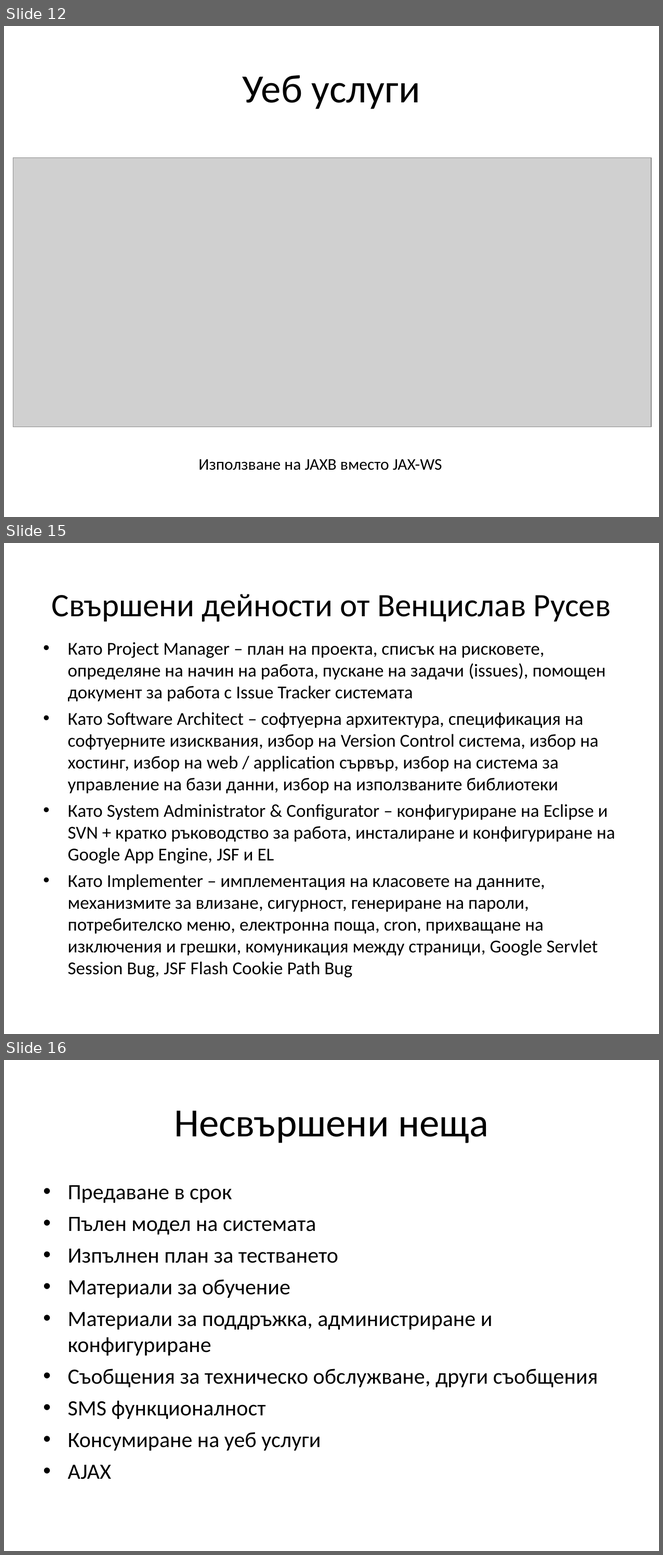
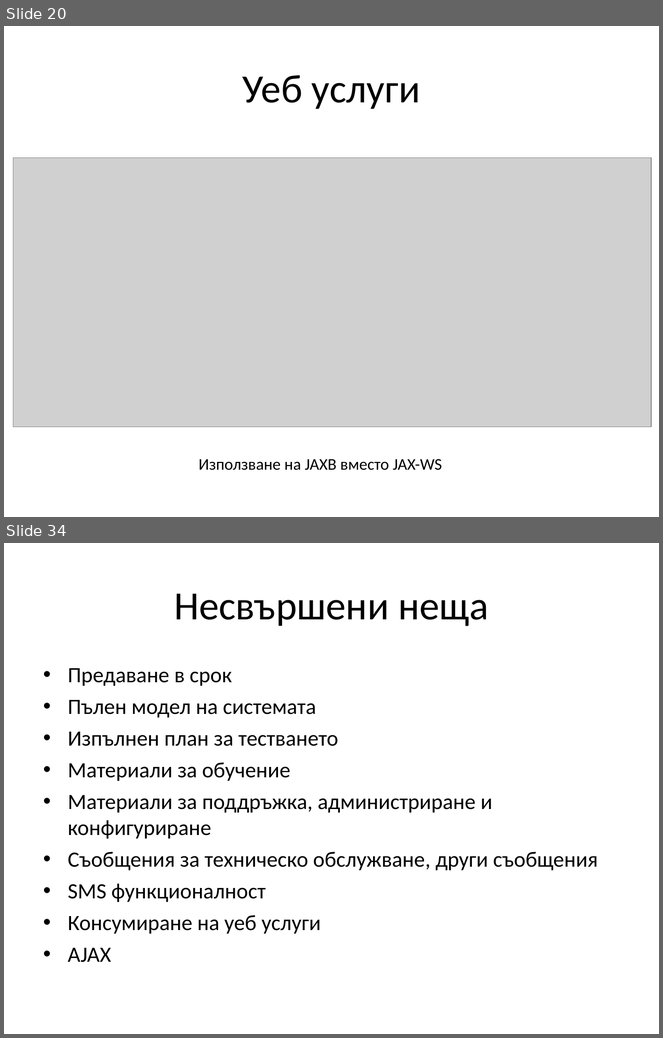
Before and after one commit to jasimcse/team2-strawberry, a slide deck: prezentaciq/venci.ppt. Shown one above the other, each under a label of ours: slides 12, 15 and 16 before the commit, slides 20 and 34 after it; the slides between them are not shown. The pictures are 663x1555 and 663x1038 pixels, drawn with LibreOffice and Linux fonts; fonts in the diff are those of the drawing; grey boxes stand for pictures. Boxes give left, top, right and bottom in pixels: in the first picture for what was removed or moved away, otherwise in the second. Text is boxed around its words. In the diff, an @@ line names an element or a change of style, - is before the commit and + after.

```diff
--- a/prezentaciq/venci.ppt
+++ b/prezentaciq/venci.ppt
@@ slide 15 removed at box(4, 543, 659, 1034), background #FFFFFF @@
@@ title removed at box(52, 594, 611, 622) @@
-Свършени дейности от Венцислав Русев
@@ text removed at box(68, 642, 616, 978) @@
-• Като Project Manager – план на проекта, списък на рисковете, определяне на начин на работа, пускане на задачи (issues), помощен документ за работа с Issue Tracker системата
-• Като Software Architect – софтуерна архитектура, спецификация на софтуерните изисквания, избор на Version Control система, избор на хостинг, избор на web / application сървър, избор на система за управление на бази данни, избор на използваните библиотеки
-• Като System Administrator & Configurator – конфигуриране на Eclipse и SVN + кратко ръководство за работа, инсталиране и конфигуриране на Google App Engine, JSF и EL
-• Като Implementer – имплементация на класовете на данните, механизмите за влизане, сигурност, генериране на пароли, потребителско меню, електронна поща, cron, прихващане на изключения и грешки, комуникация между страници, Google Servlet Session Bug, JSF Flash Cookie Path Bug
@@ what was slide 12 is now slide 20 @@
@@ what was slide 16 is now slide 34 @@
```
Also in this commit, not shown: 9 slides changed, 20 slides added, 3 other slides removed.
